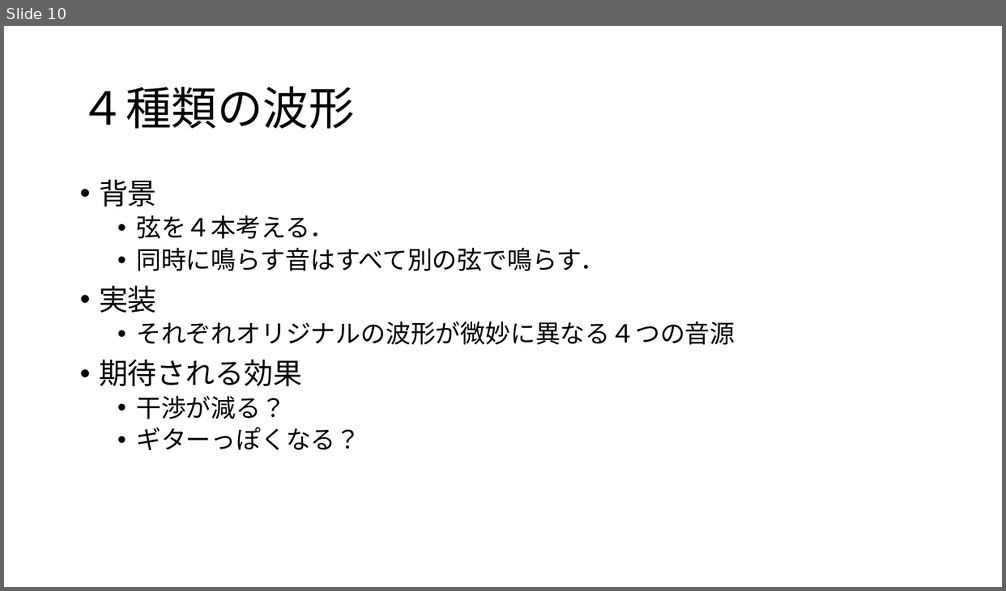
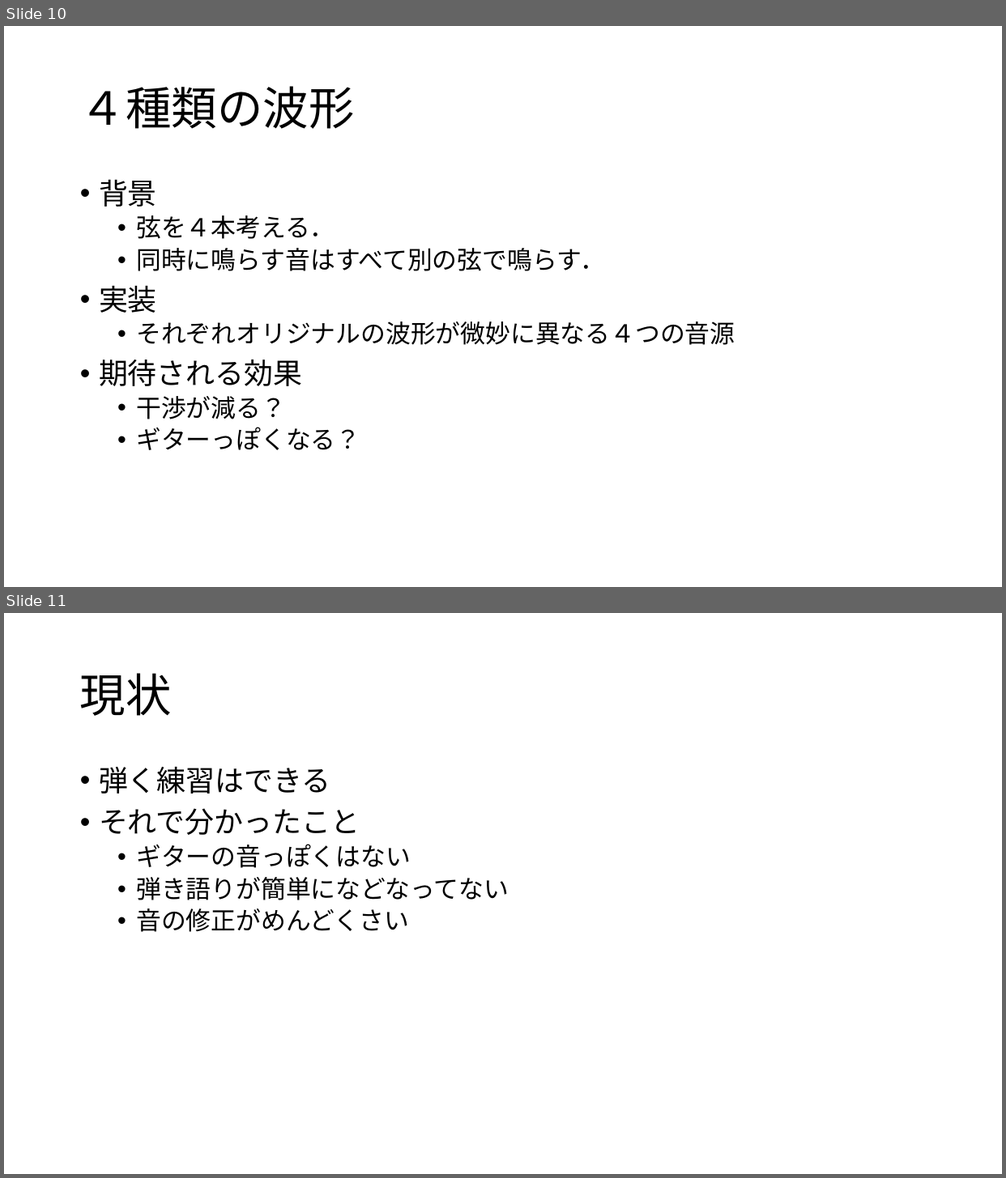
Before and after one commit to Shinzawa44/keyguitar, a slide deck: なんちゃってコード進行.pptx. Shown one above the other, each under a label of ours: slide 10 before the commit, slides 10 and 11 after it. The pictures are 1006x591 and 1006x1178 pixels, drawn with LibreOffice and Linux fonts; fonts in the diff are those of the drawing. Boxes give left, top, right and bottom in pixels: in the first picture for what was removed or moved away, otherwise in the second. Text is boxed around its words. In the diff, an @@ line names an element or a change of style, - is before the commit and + after.

Commit message:
進捗メモ

```diff
--- a/なんちゃってコード進行.pptx
+++ b/なんちゃってコード進行.pptx
@@ slide 11 added at (x1=4, y1=613, x2=1002, y2=1174), background #FFFFFF @@
@@ title added at (x1=80, y1=673, x2=172, y2=716), 44 pt, text #000000 @@
+現状
@@ text added at (x1=99, y1=767, x2=509, y2=932), 24 pt, text #000000 @@
+• 弾く練習はできる
+• それで分かったこと
+  • ギターの音っぽくはない
+  • 弾き語りが簡単になどなってない
+  • 音の修正がめんどくさい
```
